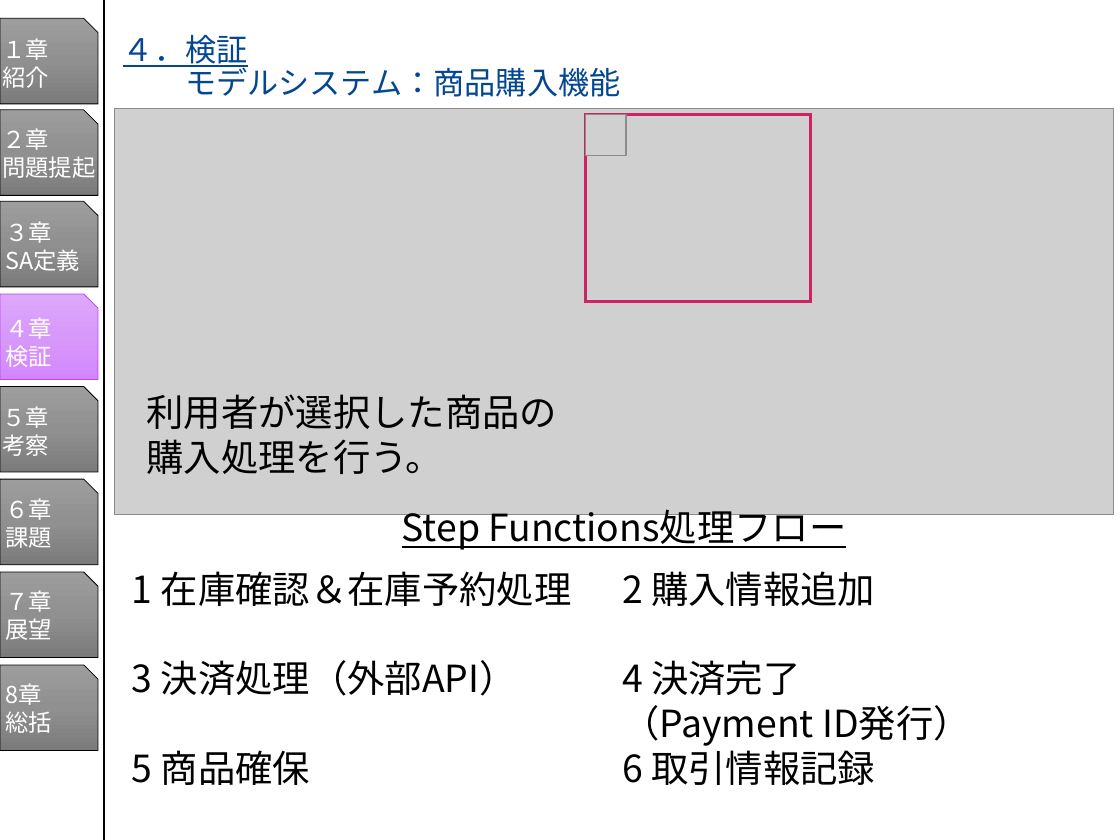
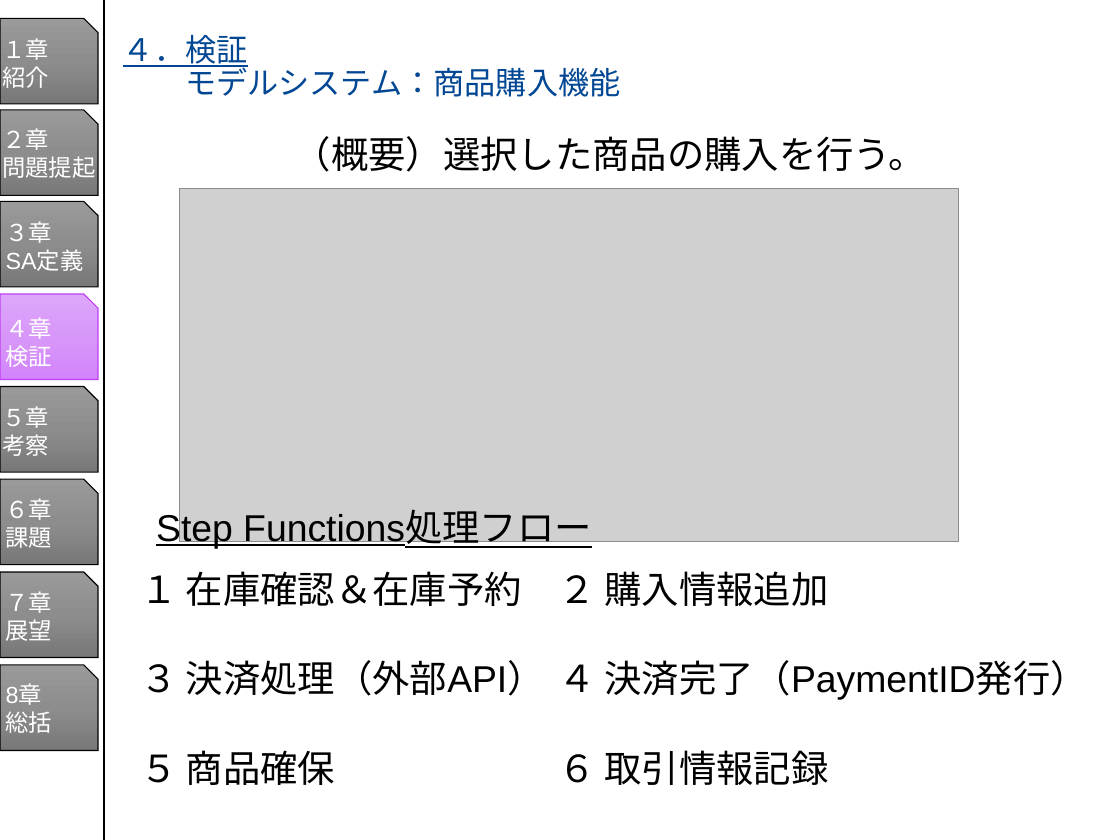
Before and after one commit to MikioKaya/JGS_Serverless, a slide deck: slide 4 of プレゼン/プレゼン資料_1019_モデルシステム更新.pptx. Drawn at 1120x840 pixels with LibreOffice and Linux fonts; fonts in the diff are those of the drawing; grey boxes stand for pictures. Boxes give left, top, right and bottom in pixels: in the first picture for what was removed or moved away, otherwise in the second. Text is boxed around its words. In the diff, an @@ line names an element or a change of style, - is before the commit and + after.

```diff
--- a/プレゼン/プレゼン資料_1019_モデルシステム更新.pptx
+++ b/プレゼン/プレゼン資料_1019_モデルシステム更新.pptx
@@ title "４．検証 モデルシステム：商品購入機能" at [123,35,620,97]: font Noto Sans CJK JP to Arial, text colour #034793 to #024793 @@
@@ rectangle removed at [586,114,811,301] @@
@@ picture removed at [586,114,626,155] @@
@@ text at [294,136,926,172]: text changed; font Noto Sans CJK JP to Arial @@
-利用者が選択した商品の
-購入処理を行う。
+（概要）選択した商品の購入を行う。
@@ picture: place and size @@
-picture at [114,109,1113,515]
+picture at [179,188,959,542]
@@ snip rect at [0,293,99,379]: fill gradient #DEA9FB to #D79AF9 to #D487FD to gradient #DDA6FA to #D797F8 to #D384FC; outline #C03EF4 0.5 pt to #C03EF4 0.75 pt; proportions changed @@
@@ text "Step Functions処理フロー": place and size @@
-text "Step Functions処理フロー" at [402,503,847,551]
+text "Step Functions処理フロー" at [156,512,592,549]
@@ text "Step Functions処理フロー" at [156,512,592,549]: font Noto Sans CJK JP to Arial; alignment centre to left @@
@@ text at [140,571,545,785]: text changed; font Noto Sans CJK JP to Arial @@
-1 在庫確認＆在庫予約処理
-3 決済処理（外部API）
-5 商品確保
+１ 在庫確認＆在庫予約
+３ 決済処理（外部API）
+５ 商品確保
@@ text at [559,571,1087,785]: text changed; font Noto Sans CJK JP to Arial @@
-2 購入情報追加
-4 決済完了
-（Payment ID発行）
-6 取引情報記録
+２ 購入情報追加
+４ 決済完了（PaymentID発行）
+６ 取引情報記録
@@ font Noto Sans CJK JP to Arial in 8 elements at [3,38,50,88], [2,128,95,178], [6,221,84,271], [6,317,53,367], [2,406,49,456], [6,498,53,548], [6,591,53,641], [6,685,53,733] @@
@@ fill gradient #9D9D9D to #909090 to #7C7C7C to gradient #9A9A9A to #8D8D8D to #787878; outline #000000 0.5 pt to #000000 0.75 pt; proportions changed in 7 elements at [0,18,99,103], [0,110,99,195], [0,202,99,287], [0,386,99,472], [0,479,99,564], [0,572,99,657], [0,665,99,750] @@
```
Also in this commit, not shown: 3 other slides changed.
